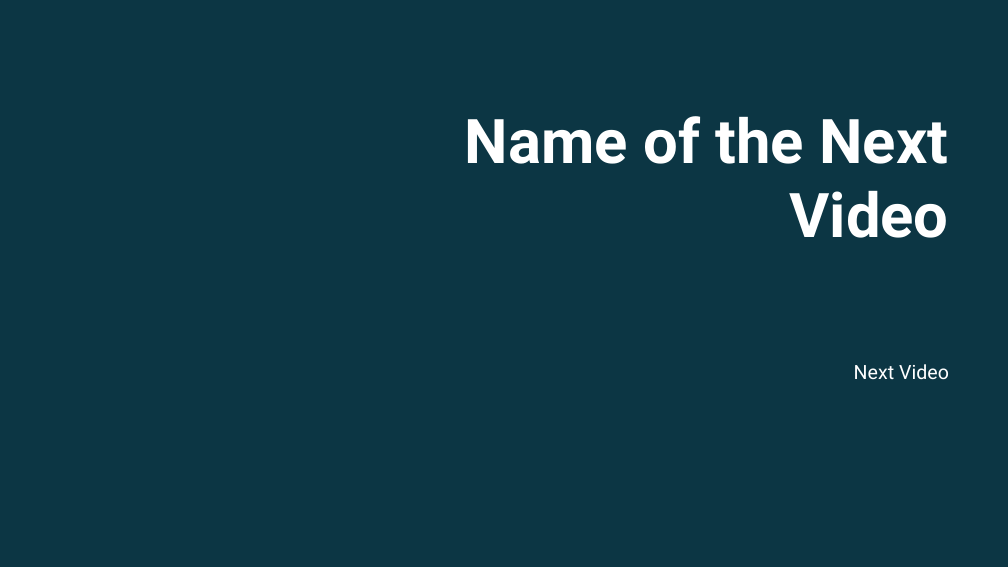
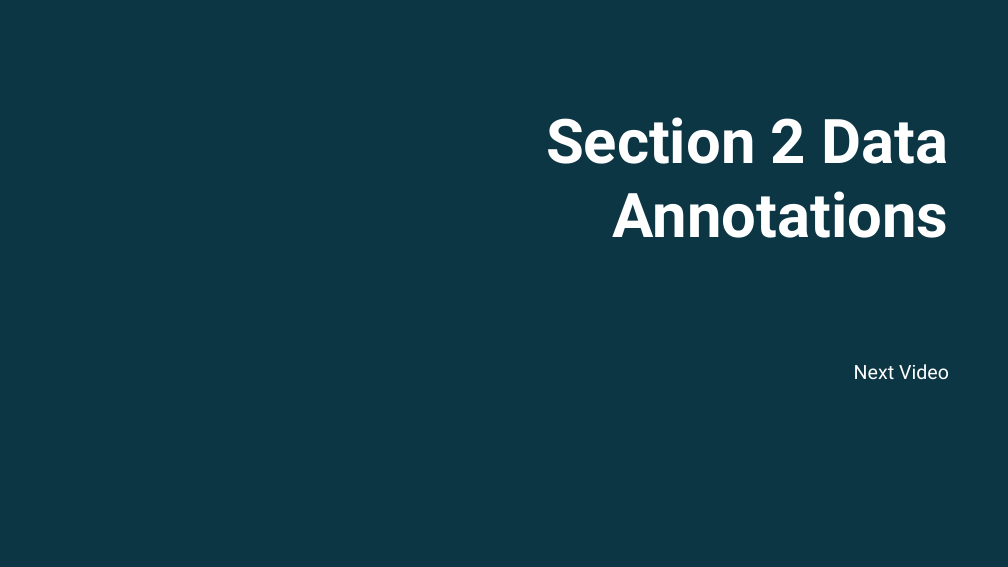
Before and after one commit to ec-council-learning/Entity-Fundamentals-Using-.NET-6, a slide deck: slide 25 of Sections/Section 1/Entity Fundamentals Using .NET 6_Section 1.pptx (slide 34 before the commit). Drawn at 1008x567 pixels with LibreOffice and Linux fonts; fonts in the diff are those of the drawing; background and template pictures are left out; a plain dark background stands for a picture behind light text. Boxes give left, top, right and bottom in pixels: in the first picture for what was removed or moved away, otherwise in the second. Text is boxed around its words. In the diff, an @@ line names an element or a change of style, - is before the commit and + after.

Commit message:
End of Video 1.6

```diff
--- a/Sections/Section 1/Entity Fundamentals Using .NET 6_Section 1.pptx
+++ b/Sections/Section 1/Entity Fundamentals Using .NET 6_Section 1.pptx
@@ text at (x1=546, y1=117, x2=949, y2=238): text changed @@
-Name of the Next Video
+Section 2 Data Annotations
```
Also in this commit, not shown: 1 slide added, 10 slides removed, 44 other files.
